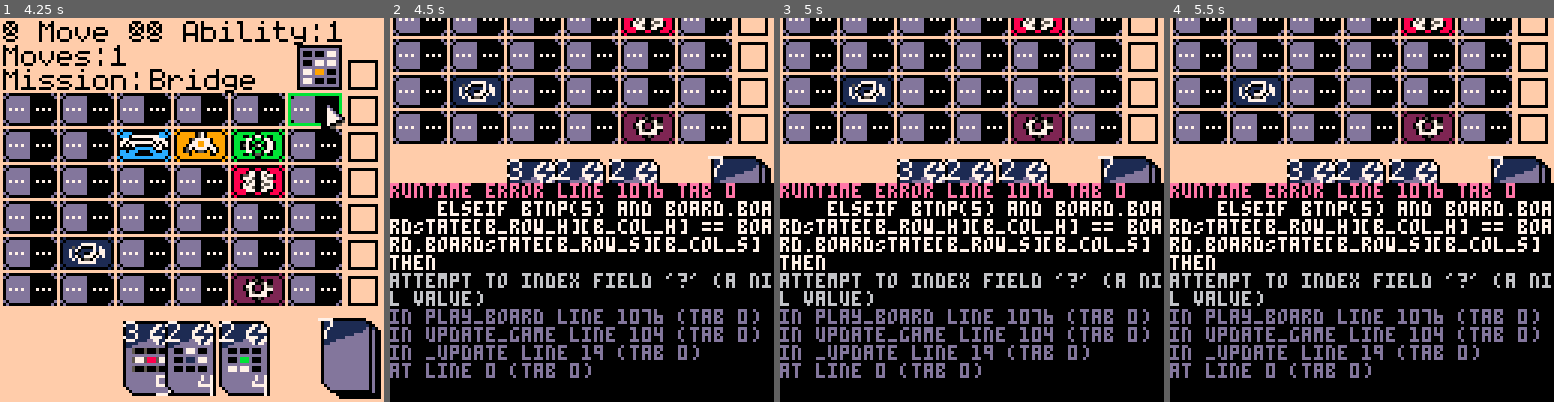
Above: before the commit, frames 1-4 (left to right).
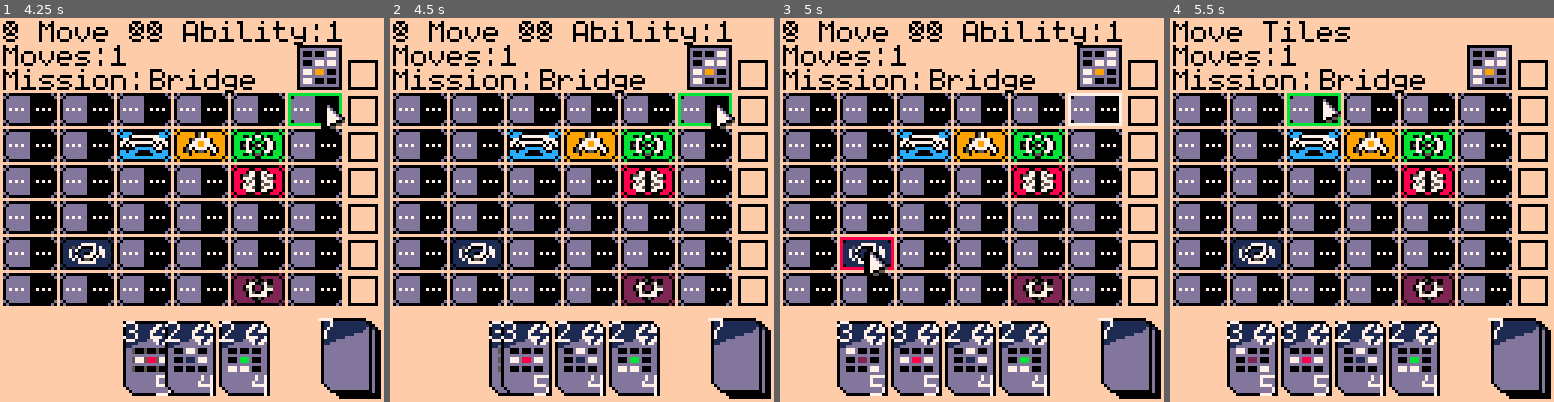
Above: after the commit, the same moments.

Repository: AkuraEx/Pico_Rove
Game: PICO-8 cartridge pico_rove.p8
The game is run twice, just before and just after one commit, with the same random seed, the same clock (stepped at 60 frames per second) and the same inputs.
Inputs (mouse positions are in pixels of both pictures, inside the frame that each line leads up to):
- Up to frame 1 (4.25 s): tap O (Z key) at 0.33, 1.07, 2.22, 3.72 s; click (241, 121) at 0.67 s; tap Down at 0.7 s; click (307, 267) at 1.22 s; tap X (X key) at 1.43, 2.07, 2.82, 3.57 s; click (69, 114) at 1.77 s; hold Up 1.97-2.63 s; click (130, 259) at 2.32 s; hold Right 2.68-3.02 s; click (195, 106) at 2.87 s; hold Down 3.07-3.73 s; click (257, 256) at 3.42 s; hold Left 3.78-4.12 s; click (322, 102) at 3.97 s; hold Up from 4.17 s (still down)
- Up to frame 2 (4.5 s): keep holding Up; tap X (X key) at 4.32 s
- Up to frame 3 (5 s): release Up at 4.5 s; click (864, 248) at 4.52 s; hold Left from 4.55 s (still down)
- Up to frame 4 (5.5 s): release Left at 5.05 s; click (1315, 94) at 5.07 s; tap X (X key) at 5.07 s; hold Right from 5.1 s (still down); tap O (Z key) at 5.22 s

Frame 1 is identical in both runs. In frame 2, 72% of the frame differs, in the area x 0-100%, y 0-100%; in frame 3, 71%; in frame 4, 71%.
Error before the commit: runtime error line 1076 tab 0; elseif btnp(5) and board.boardState[b_row_h][b_col_h] == board.boardState[b_row_s][b_col_s] then; attempt to index field '?' (a …

Commit message:
all abilities added

Diff:
--- a/abilities.lua
+++ b/abilities.lua
@@ -32,25 +32,39 @@
         a_row_h += 1
     end
 
+    -- Module Abilities
     if module == LASER then
-        laser()
-    end
-end
-
--- swap two tiles
-function laser()
-
-    if btnp(5) and a_row_s == 0 and board.boardState[a_row_h][a_col_h].type ~= EMPTY then
-        a_row_s = a_row_h
-        a_col_s = a_col_h
-    end
-
-    if btnp(5) and board.boardState[a_row_h][a_col_h].type ~= EMPTY and board.boardState[a_row_h][a_col_h] ~= board.boardState[a_row_s][a_col_s] then
-
-        board.boardState[a_row_s][a_col_s].type, board.boardState[a_row_h][a_col_h].type = board.boardState[a_row_h][a_col_h].type, board.boardState[a_row_s][a_col_s].type
-        board.boardState[a_row_s][a_col_s].spr, board.boardState[a_row_h][a_col_h].spr = board.boardState[a_row_h][a_col_h].spr, board.boardState[a_row_s][a_col_s].spr
-        board.boardState[a_row_s][a_col_s].used, board.boardState[a_row_h][a_col_h].used = board.boardState[a_row_h][a_col_h].used, board.boardState[a_row_s][a_col_s].used
-
+        info = "sWAP aBILITY"
+        laser(click)
+    end
+
+    if module == BRAIN then
+        info = "rEPOSITION tO bRAIN"
+        brain(click)
+    end
+
+    if module == COIL then
+        info = "rEPOSITION cOIL"
+        coil(click)
+    end
+
+    if module == MOTOR then
+        info = "sHIFT oNE sPACE"
+        motor(click)
+    end
+
+    if module == SENSOR then
+        info = "cLICK tO dRAW"
+        sensor(click)
+    end
+
+    if module == GRIPPER then
+        info = "aCTIVATE aDJACENT"
+        gripper(click)
+    end
+
+    -- Back out of ability
+    if (btnp(4) or right_click()) then
         b_row_h = a_row_h
         b_col_h = a_col_h
         a_row_h = 0
@@ -59,9 +73,148 @@
         a_col_s = 0
         b_row_s = 0
         b_col_s = 0
+        s_row = 0
+        s_col = 0
+        info = "mOVE tILES"
         module = EMPTY
         board:valid_reset()
         ability_selected = false
         board_phase = true
     end
-end
+
+end
+
+-- swap two tiles
+function laser(click)
+
+    if (btnp(5) or click)and a_row_s == 0 and board.boardState[a_row_h][a_col_h].type ~= EMPTY then
+        a_row_s = a_row_h
+        a_col_s = a_col_h
+    end
+
+    if (btnp(5) or click) and board.boardState[a_row_h][a_col_h].type ~= EMPTY and board.boardState[a_row_h][a_col_h] ~= board.boardState[a_row_s][a_col_s] then
+        ability_result(a_row_s, a_col_s, a_row_h, a_col_h)
+    end
+end
+
+
+-- Reposition Tile adjacent to Brain
+function brain(click)
+    if (btnp(5) or click) and a_row_s == 0 and board.boardState[a_row_h][a_col_h].type ~= EMPTY and board.boardState[a_row_h][a_col_h].valid == true then
+        a_row_s = a_row_h
+        a_col_s = a_col_h
+        board:valid_reset()
+        board:a_valid_path()
+    end
+
+    if (btnp(5) or click) and board.boardState[a_row_h][a_col_h].valid == true and board.boardState[a_row_h][a_col_h] ~= board.boardState[a_row_s][a_col_s] then
+       ability_result(a_row_s, a_col_s, a_row_h, a_col_h)
+    end
+end
+
+
+-- Repostion Coil to any valid location
+function coil(click)
+    if (btnp(5) or click) and board.boardState[a_row_h][a_col_h].valid == true then
+        ability_result(b_row_s, b_col_s, a_row_h, a_col_h)
+    end
+end
+
+
+-- Draw card if less than five
+function sensor(click)
+    if (btnp(5) or click) and deck.cardAmount > 0 and #hand < 5 then
+
+        board.boardState[s_row][s_col].used = 0
+
+        add(hand, deck:pop())
+
+        b_row_h = a_row_h
+        b_col_h = a_col_h
+        a_row_h = 0
+        a_col_h = 0
+        a_row_s = 0
+        a_col_s = 0
+        b_row_s = 0
+        s_row = 0
+        s_col = 0
+
+        info = "mOVE tILES"
+        module = EMPTY
+        board:valid_reset()
+        ability_selected = false
+        board_phase = true
+    end
+end
+
+
+-- Shift Any Module One Space
+function motor(click)
+    if (btnp(5) or click) and a_row_s == 0 and board.boardState[a_row_h][a_col_h].type ~= EMPTY and board.boardState[a_row_h][a_col_h].valid == true then
+        a_row_s = a_row_h
+        a_col_s = a_col_h
+        board:valid_reset()
+        board:a_valid_path()
+    end
+
+    if (btnp(5) or click) and board.boardState[a_row_h][a_col_h].valid == true and board.boardState[a_row_h][a_col_h] ~= board.boardState[a_row_s][a_col_s] then
+       ability_result(a_row_s, a_col_s, a_row_h, a_col_h)
+    end
+end
+
+-- Activate the ability of the adjacent tile
+function gripper(click)
+    if (btnp(5) or click) and board.boardState[a_row_h][a_col_h].valid == true then
+        b_row_s = a_row_h
+        b_col_s = a_col_h
+        module = board.boardState[a_row_h][a_col_h].type
+        board:valid_reset()
+        board:a_valid_path()
+    end
+end
+
+
+function ability_result(r1, c1, r2, c2)
+        -- ability used
+        board.boardState[s_row][s_col].used = 0
+        -- Swap Statement
+        board:swap(r1, c1, r2, c2)
+
+        b_row_h = a_row_h
+        b_col_h = a_col_h
+        a_row_h = 0
+        a_col_h = 0
+        a_row_s = 0
+        a_col_s = 0
+        b_row_s = 0
+        b_col_s = 0
+        s_row = 0
+        s_col = 0
+
+        -- If Match is found
+        for i = 0, 2 do
+            for j = 0, 3 do
+                if board:match(i, j) then
+                    move = 0
+                    if #hand > 0 do
+                        add(hand, deck:pop())
+                    end
+                    card_phase = true
+                    ability_selected = false
+                    add(deck.completed, current_mission)
+                    current_mission = mission_deck:pop_mission()
+                    info = "pLay cArd"
+                    module = EMPTY
+                    c_h = 1
+                    return
+                end
+            end
+        end
+
+        -- else
+        info = "mOVE tILES"
+        module = EMPTY
+        board:valid_reset()
+        ability_selected = false
+        board_phase = true
+end
--- a/board.lua
+++ b/board.lua
@@ -70,10 +70,8 @@
         if self.boardState[b_row_s][b_col_s].type == MOTOR and self.boardState[b_row_h][b_col_h].type ~= EMPTY and self:push() then
             return true
         elseif self.boardState[b_row_h][b_col_h].valid then
-            -- Very Long Swap Statement
-            self.boardState[b_row_s][b_col_s].type, self.boardState[b_row_h][b_col_h].type = self.boardState[b_row_h][b_col_h].type, self.boardState[b_row_s][b_col_s].type
-            self.boardState[b_row_s][b_col_s].spr, self.boardState[b_row_h][b_col_h].spr = self.boardState[b_row_h][b_col_h].spr, self.boardState[b_row_s][b_col_s].spr
-            self.boardState[b_row_s][b_col_s].used, self.boardState[b_row_h][b_col_h].used = self.boardState[b_row_h][b_col_h].used, self.boardState[b_row_s][b_col_s].used
+            -- Very short Swap Statement
+            self:swap(b_row_s, b_col_s, b_row_h, b_col_h)
             return true
         end
 
@@ -94,9 +92,7 @@
             if self.boardState[edge_x][edge_y].type == EMPTY then
                 distance = abs((edge_x - b_row_s) + (edge_y - b_col_s))
                 for i = 1, distance do
-                    self.boardState[edge_x][edge_y].type, self.boardState[edge_x - dx][edge_y - dy].type = self.boardState[edge_x - dx][edge_y - dy].type, self.boardState[edge_x][edge_y].type
-                    self.boardState[edge_x][edge_y].spr, self.boardState[edge_x - dx][edge_y - dy].spr = self.boardState[edge_x - dx][edge_y - dy].spr, self.boardState[edge_x][edge_y].spr
-                    self.boardState[edge_x][edge_y].used, self.boardState[edge_x - dx][edge_y - dy].used = self.boardState[edge_x - dx][edge_y - dy].used, self.boardState[edge_x][edge_y].used
+                    self:swap(edge_x, edge_y, edge_x - dx, edge_y - dy)
 
                     edge_x = edge_x - dx
                     edge_y = edge_y - dy
@@ -110,6 +106,13 @@
         return false
     end,
 
+    -- Reusuable Swap Function
+    swap = function(self, r1, c1, r2, c2)
+        self.boardState[r1][c1].type, self.boardState[r2][c2].type = self.boardState[r2][c2].type, self.boardState[r1][c1].type
+        self.boardState[r1][c1].spr, self.boardState[r2][c2].spr = self.boardState[r2][c2].spr, self.boardState[r1][c1].spr
+        self.boardState[r1][c1].used, self.boardState[r2][c2].used = self.boardState[r2][c2].used, self.boardState[r1][c1].used
+    end,
+
     -- Recursive Valid Path Function
     valid_path = function(self, module)
 
@@ -152,16 +155,37 @@
         self:coil_valid_path(new_row, new_col, dx, dy, pass)
     end,
 
-
-        -- Board rect function
-        board_rect = function(self, row, col, color, fill)
-          x = 1 + (19 * (col - 1))
-          y = 25 + (12 * (row - 1))
-          if fill then
-            rectfill(x, y, x + 17, y + 10, color)
-          else
-            rect(x, y, x + 17, y + 10, color)
-          end
+    -- Valid path for abilities
+    a_valid_path = function(self)
+        for i = 1, ROWS do
+            for j = 1, COLS do
+                if module == BRAIN and a_row_s ~= 0 and self.boardState[i][j].type == EMPTY and (i == b_row_s or j == b_col_s) and (i >= b_row_s - 1 and i <= b_row_s + 1 and j >= b_col_s - 1 and j <= b_col_s + 1) then
+                    self.boardState[i][j].valid = true
+                elseif (module == LASER or (((module == BRAIN and self.boardState[i][j].type ~= BRAIN)or module == MOTOR) and a_row_s == 0)) and self.boardState[i][j].type ~= EMPTY then
+                    self.boardState[i][j].valid = true
+                elseif module == COIL and self.boardState[i][j].type == EMPTY then
+                    self.boardState[i][j].valid = true
+                elseif module == MOTOR and a_row_s ~= 0 and self.boardState[i][j].type == EMPTY and (i == a_row_s or j == a_col_s) and (i >= a_row_s - 1 and i <= a_row_s + 1 and j >= a_col_s - 1 and j <= a_col_s + 1) then
+                    self.boardState[i][j].valid = true
+                elseif module == SENSOR and self.boardState[i][j].type == SENSOR then
+                    self.boardState[i][j].valid = true
+                elseif module == GRIPPER and self.boardState[i][j].type ~= EMPTY and (i == b_row_s or j == b_col_s) and (i >= b_row_s - 1 and i <= b_row_s + 1 and j >= b_col_s - 1 and j <= b_col_s + 1) then
+                    self.boardState[i][j].valid = true
+                end
+            end
+        end
+    end,
+
+
+    -- Board rect function
+    board_rect = function(self, row, col, color, fill)
+        x = 1 + (19 * (col - 1))
+        y = 25 + (12 * (row - 1))
+        if fill then
+        rectfill(x, y, x + 17, y + 10, color)
+        else
+        rect(x, y, x + 17, y + 10, color)
+        end
     end,
 
     -- Valid Reset function
--- a/controls.lua
+++ b/controls.lua
@@ -106,7 +106,7 @@
             for j = 0, 3 do
                 if board:match(i, j) then
                     move = 0
-                    if #hand > 0 do
+                    if deck.cardAmount > 0 do
                         add(hand, deck:pop())
                     end
                     card_phase = true
@@ -127,17 +127,20 @@
         end
 
     -- If Ability Selected
-    elseif btnp(5) and board.boardState[b_row_h][b_col_h] == board.boardState[b_row_s][b_col_s] then
+    elseif (btnp(5) or click) and board.boardState[b_row_h][b_col_h].type ~= EMPTY and board.boardState[b_row_h][b_col_h].used ~= 0 then
         ability_selected = true
         board_phase = false
         board:valid_reset()
+        board:a_valid_path()
         a_row_h = b_row_s
         a_col_h = b_col_s
+        s_row = b_row_s
+        s_col = b_col_s
     end
 
 
     -- back out of tile
-    if btnp(4) and b_row_s ~= 0 then
+    if (btnp(4) or right_click()) and b_row_s ~= 0 then
         b_row_s = 0
         b_col_s = 0
         board:valid_reset()
--- a/helper.lua
+++ b/helper.lua
@@ -16,6 +16,10 @@
 a_col_h = 0
 a_row_s = 0
 a_col_s = 0
+
+-- source row/col
+s_row = 0
+s_col = 0
 
 
 module = EMPTY
@@ -132,7 +136,7 @@
       board:board_rect(a_row_h, a_col_h, BLUE, false)
 
       if a_row_s ~= 0 then
-        board:board_rect(a_row_s, a_col_s, WHITE, false)
+        board:board_rect(a_row_s, a_col_s, DARK_GREEN, false)
       end
     end
 end
--- a/mouse.lua
+++ b/mouse.lua
@@ -15,6 +15,15 @@
     end
 end
 
+function right_click()
+    if stat(34) == 2 and timer == 0 then
+        timer = 1
+        return true
+    else
+        return false
+    end
+end
+
 function mouse_timer()
     if timer > 0 and timer < 3 then
         timer += 1
